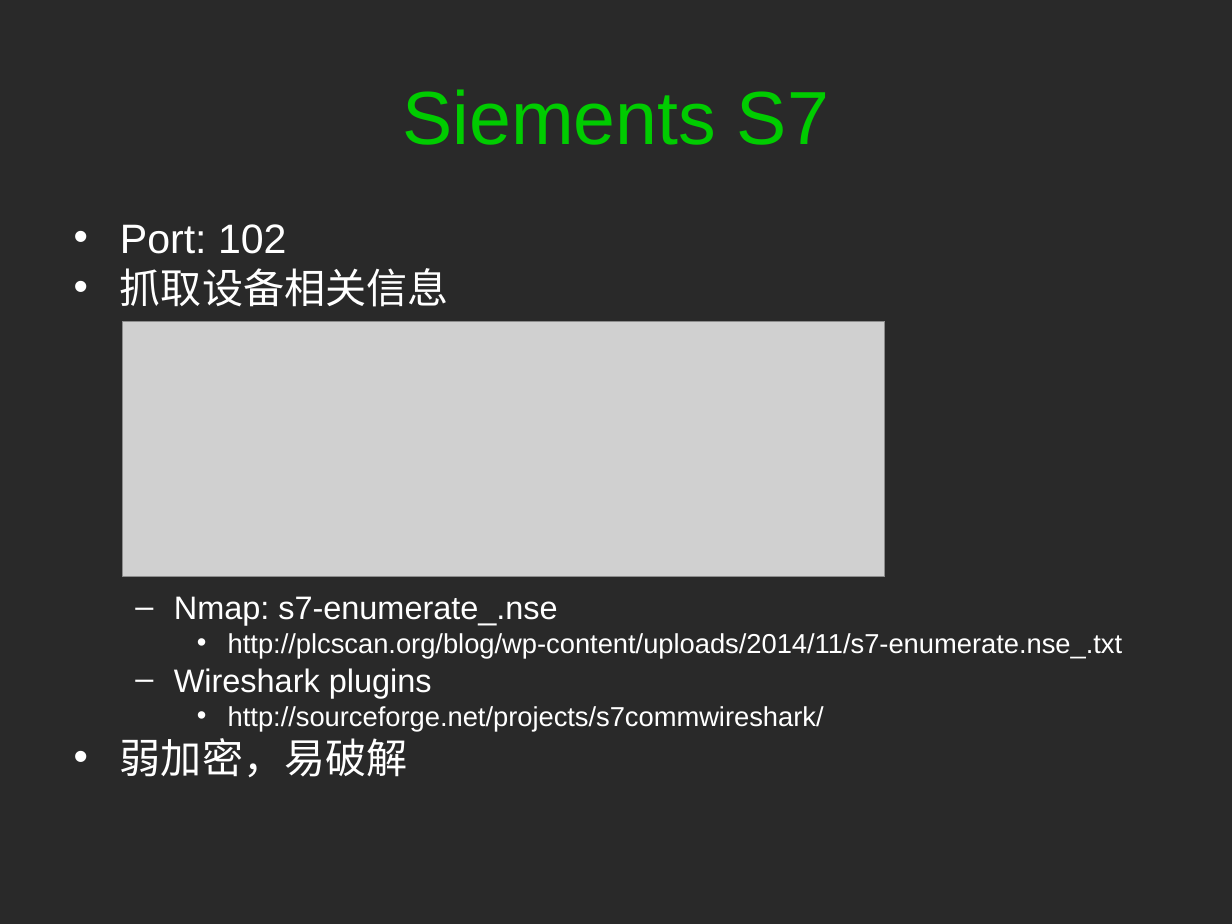
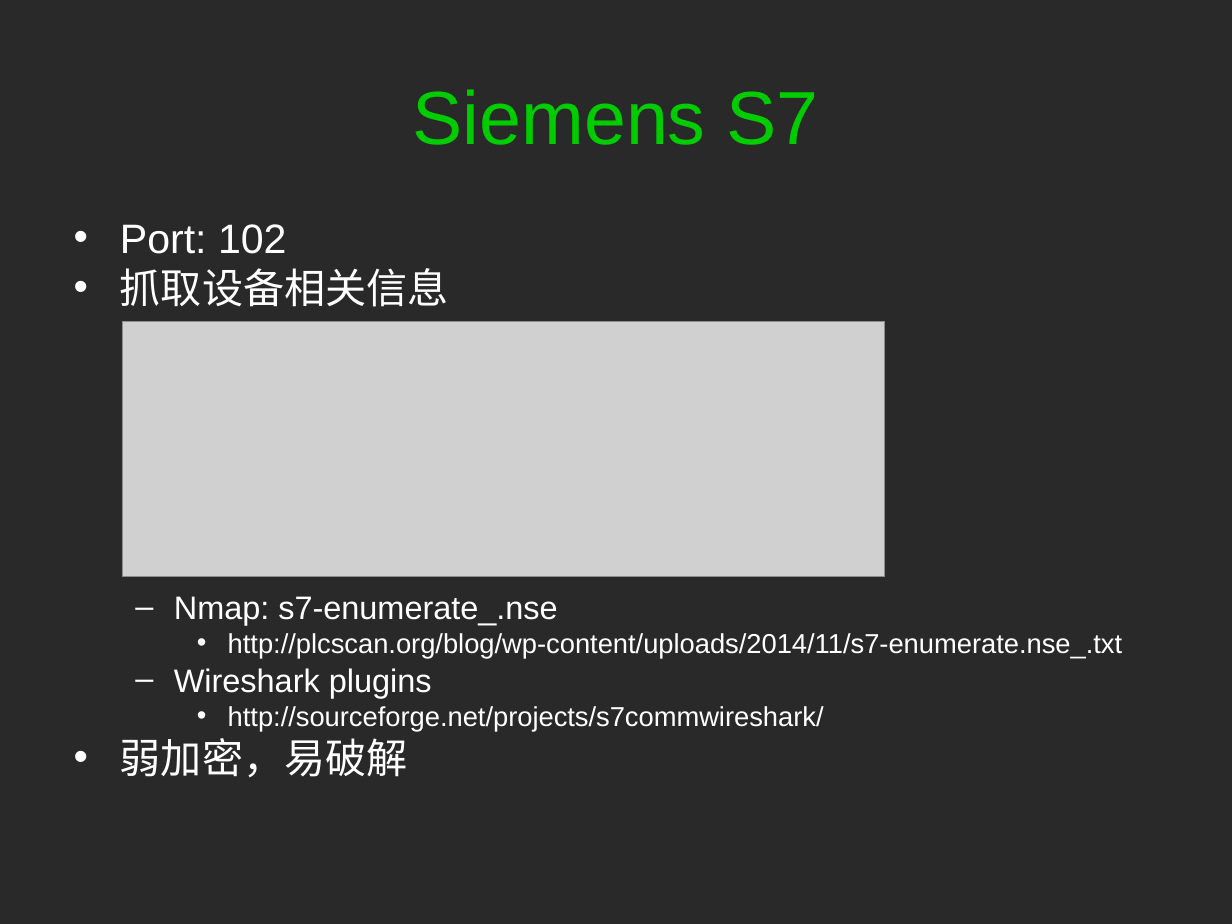
Before and after one commit to evilcos/papers, a slide deck: slide 15 of 网络空间工控设备的发现与入侵.ppt. Drawn at 1232x924 pixels with LibreOffice and Linux fonts; fonts in the diff are those of the drawing; grey boxes stand for pictures; background and template pictures are left out. Boxes give left, top, right and bottom in pixels: in the first picture for what was removed or moved away, otherwise in the second. Text is boxed around its words. In the diff, an @@ line names an element or a change of style, - is before the commit and + after.

```diff
--- a/网络空间工控设备的发现与入侵.ppt
+++ b/网络空间工控设备的发现与入侵.ppt
@@ title at (413, 89, 818, 145): text changed @@
-Siements S7
+Siemens S7
```
Also in this commit, not shown: 1 other slide changed.
